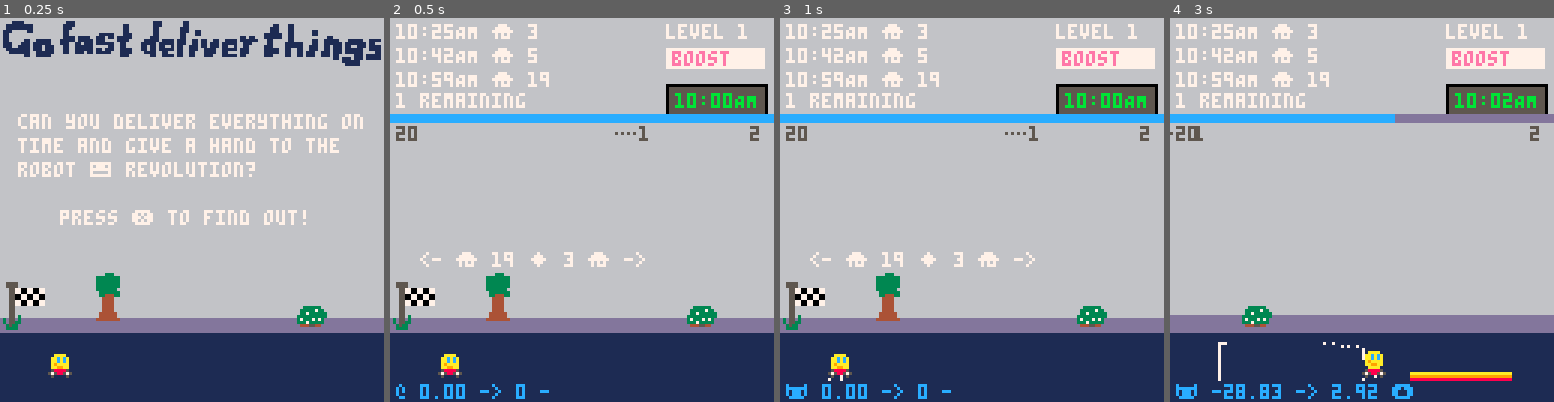
Above: before the commit, frames 1-4 (left to right).
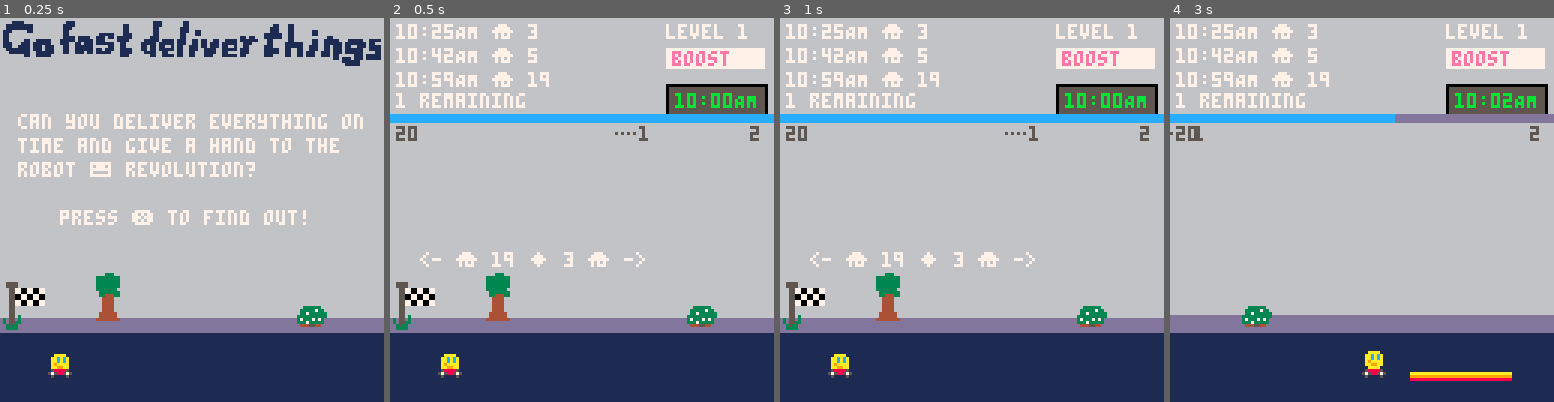
Above: after the commit, the same moments.

Repository: broquaint/pico8-carts
Game: PICO-8 cartridge racer.p8
The game is run twice, just before and just after one commit, with the same random seed, the same clock (stepped at 60 frames per second) and the same inputs.
Inputs:
- Up to frame 1 (0.25 s): no input
- Up to frame 2 (0.5 s): tap X (X key) at 0.33 s
- Up to frame 3 (1 s): tap O (Z key) at 0.7 s
- Up to frame 4 (3 s): tap X (X key) at 1.07, 1.85, 2.97 s; hold Right 1.6-2.1 s; tap O (Z key) every 0.4 s from 1.7 to 2.9 s; hold Up 2.15-2.42 s; hold Right from 2.47 s (still down)

Frame 1 is identical in both runs. In frame 2, 0.4% of the frame differs, in the area x 1-42%, y 95-100%; in frame 3, 0.5%; in frame 4, 1.0%, in the area x 1-64%, y 84-100%.

Commit message:
The code as it landed in eggjam2

Diff:
--- a/racer.p8
+++ b/racer.p8
@@ -7,7 +7,7 @@
 -- it is amazing, I am very grateful. Source:
 -- https://www.lexaloffle.com/bbs/?tid=33675
 
-IS_DEV_BUILD = true
+IS_DEV_BUILD = false
 
 -- Brain won't map colours to numbers so get computer to do it
 black    = 0 navy     = 1 magenta  = 2 green    = 3
@@ -1197,7 +1197,7 @@
 
 function draw_ending()
    cls(violet)
-   print('the day is done, go and rest', 6, 16, white)
+   print('the day is done, go and rest!', 6, 16, white)
    print('deliveries ' .. progress.delivery_count .. ' in ' .. nice_pos(progress.overall_time) .. 's', 6, 24)
    print('customer satisfaction:', 6, 32)
    local offset = 40
